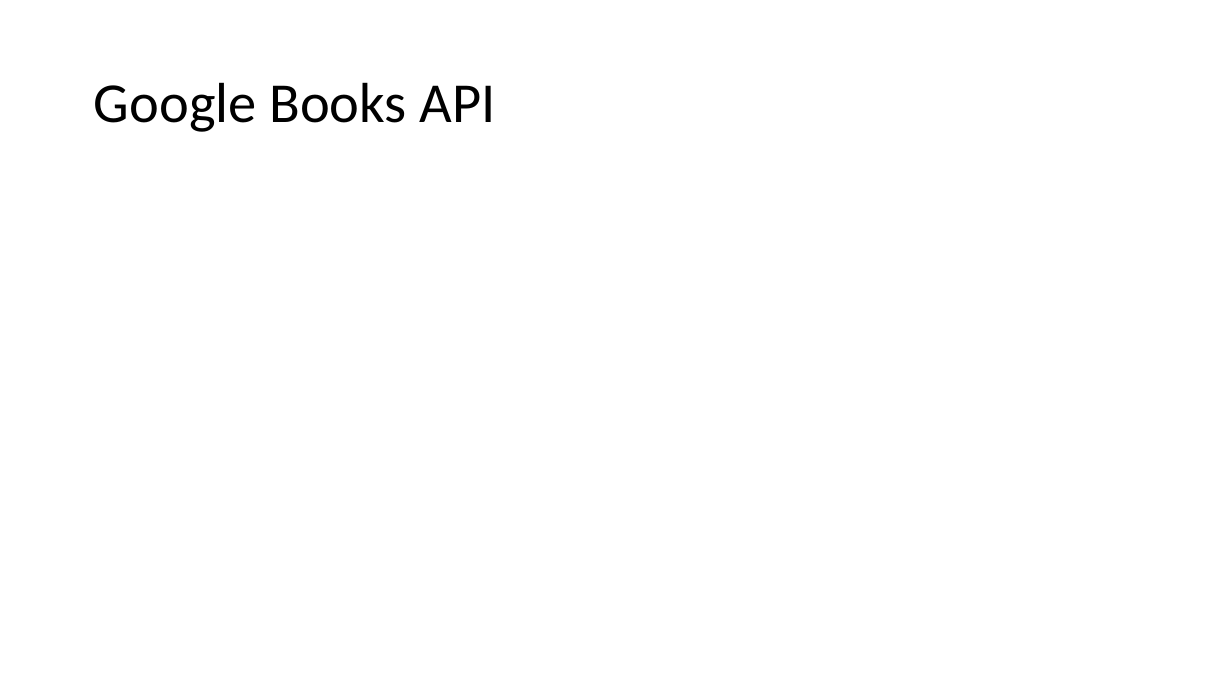
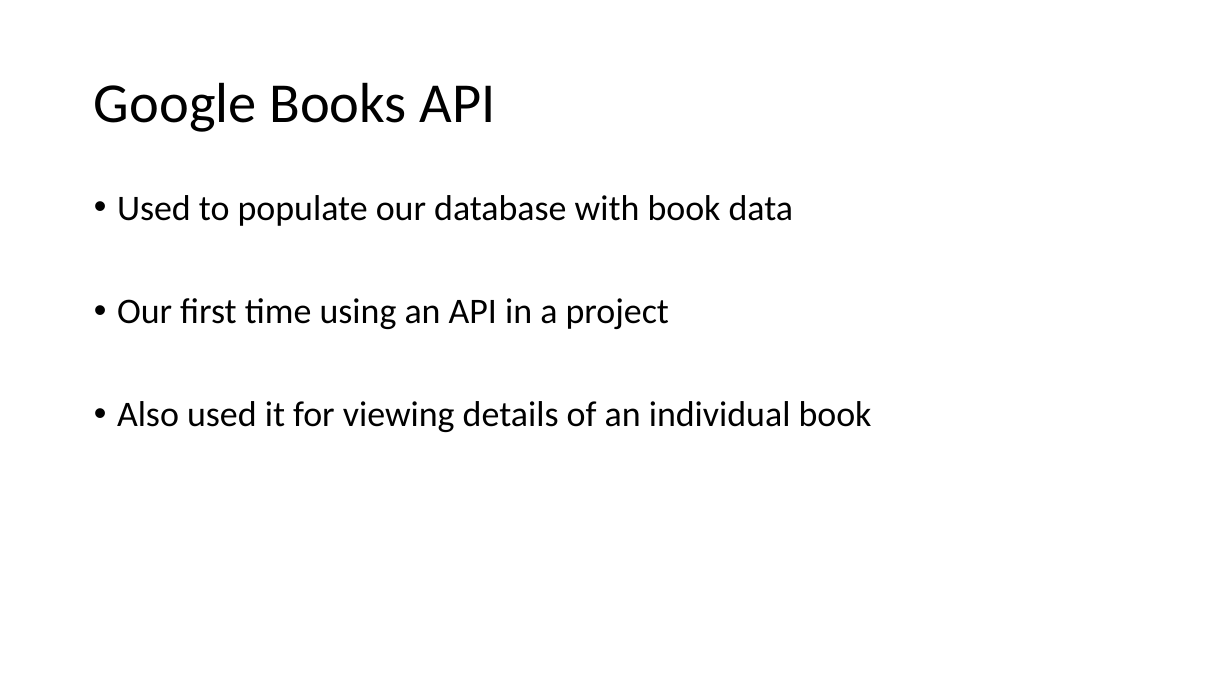
Before and after one commit to TouC001/group-project, a slide deck: slide 7 of documents/Final Presentation.pptx (slide 5 before the commit). Drawn at 1232x693 pixels with LibreOffice and Linux fonts; fonts in the diff are those of the drawing. Boxes give left, top, right and bottom in pixels: in the first picture for what was removed or moved away, otherwise in the second. Text is boxed around its words. In the diff, an @@ line names an element or a change of style, - is before the commit and + after.

```diff
--- a/documents/Final Presentation.pptx
+++ b/documents/Final Presentation.pptx
@@ text added at [117, 195, 872, 432], 28 pt, text #000000 @@
+• Used to populate our database with book data
+• Our first time using an API in a project
+• Also used it for viewing details of an individual book
```
Also in this commit, not shown: 2 other slides changed, 3 slides added, 1 slide removed.
